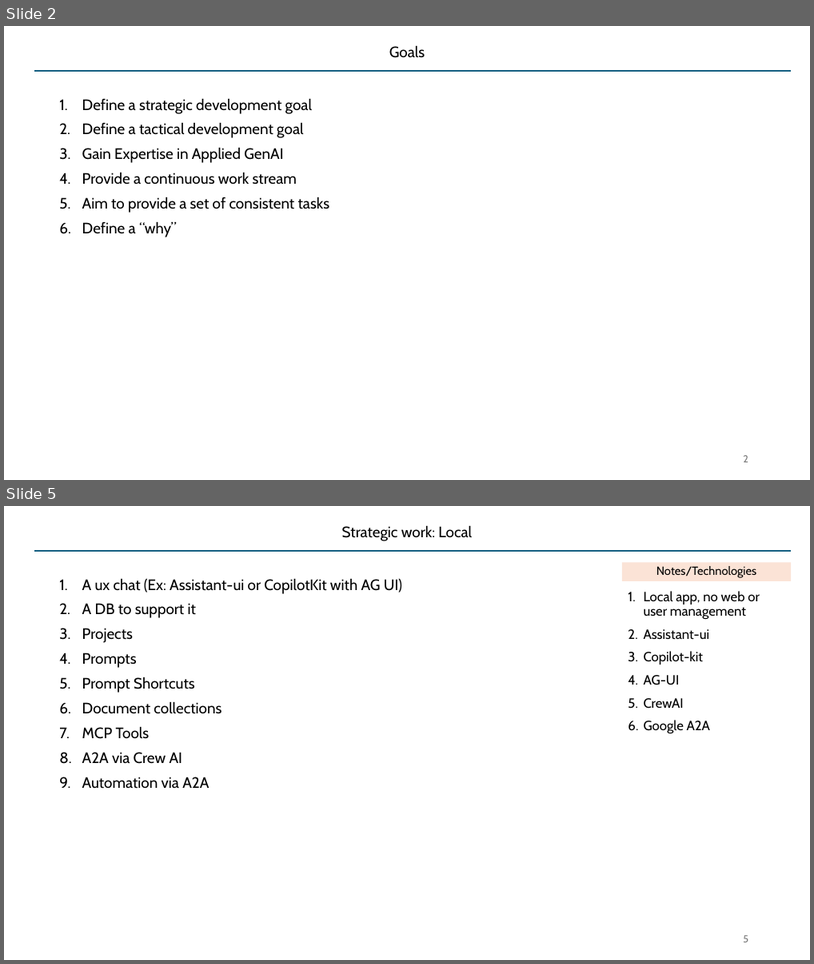
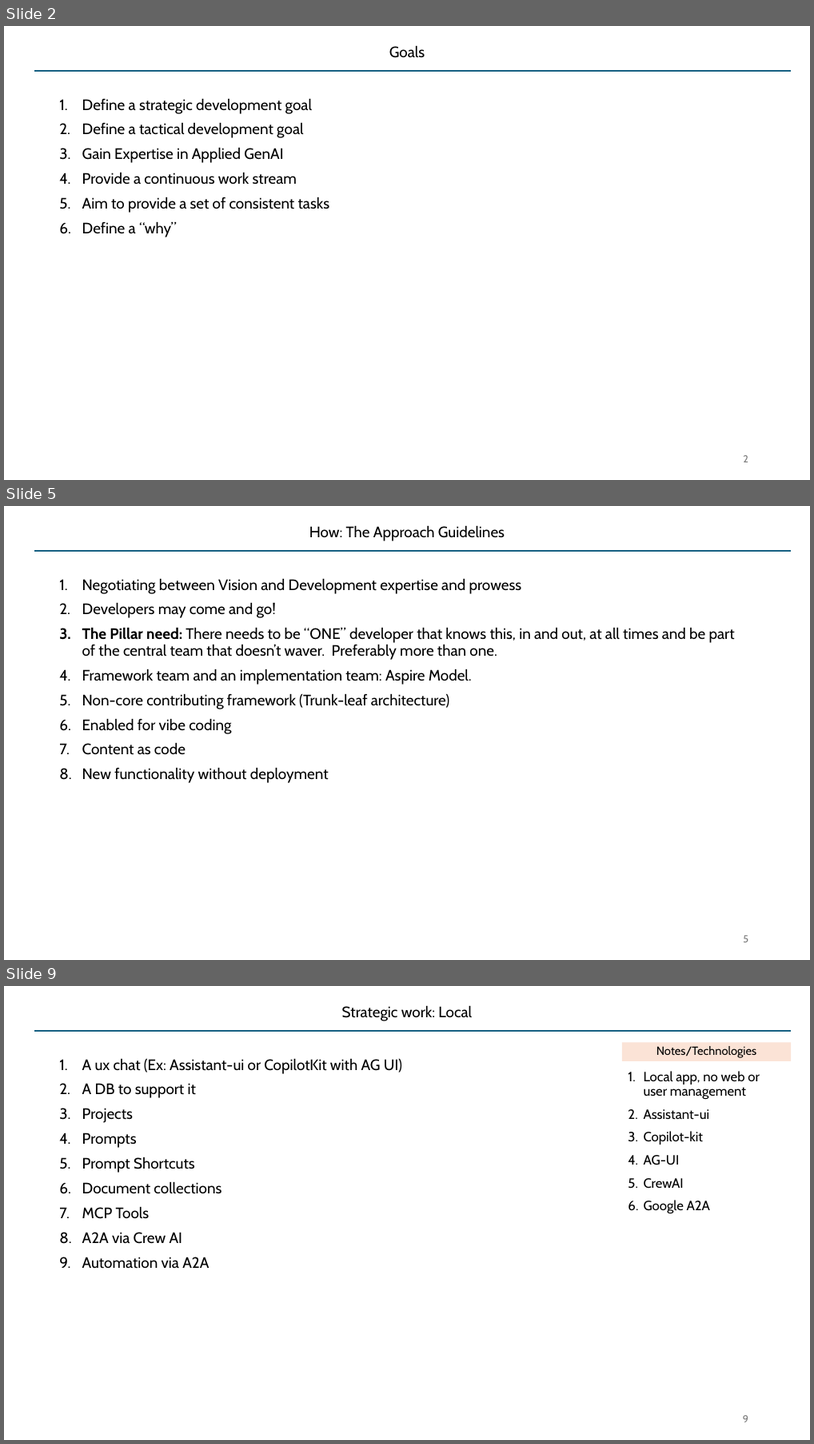
Before and after one commit to SatyaKomatineni/articles-repo, a slide deck: architecture/applied-genai-testbed.pptx. Shown one above the other, each under a label of ours: slides 2 and 5 before the commit, slides 2, 5 and 9 after it; the slides between them are not shown. The pictures are 814x964 and 814x1444 pixels, drawn with LibreOffice and Linux fonts; fonts in the diff are those of the drawing. Boxes give left, top, right and bottom in pixels: in the first picture for what was removed or moved away, otherwise in the second. Text is boxed around its words. In the diff, an @@ line names an element or a change of style, - is before the commit and + after.

```diff
--- a/architecture/applied-genai-testbed.pptx
+++ b/architecture/applied-genai-testbed.pptx
@@ slide 5 added at [4,506,810,960], background #FFFFFF; not listed: 1 template element that a slide beside it also shows @@
@@ title added at [310,525,505,541], 18 pt, text #000000 @@
+How: The Approach Guidelines
@@ text added at [82,578,735,783], 18 pt, text #000000 @@
+1. Negotiating between Vision and Development expertise and prowess
+2. Developers may come and go!
+3. The Pillar need: There needs to be “ONE” developer that knows this, in and out, at all times and be part of the central team that doesn’t waver. Preferably more than one.
+4. Framework team and an implementation team: Aspire Model.
+5. Non-core contributing framework (Trunk-leaf architecture)
+6. Enabled for vibe coding
+7. Content as code
+8. New functionality without deployment
@@ page number added at [743,935,749,942], 12 pt, text #797979 @@
+5
@@ what was slide 5 is now slide 9 @@
@@ page number at [743,1415,749,1422]: text changed @@
-5
+9
```
Also in this commit, not shown: 3 slides changed, 13 other slides added.
